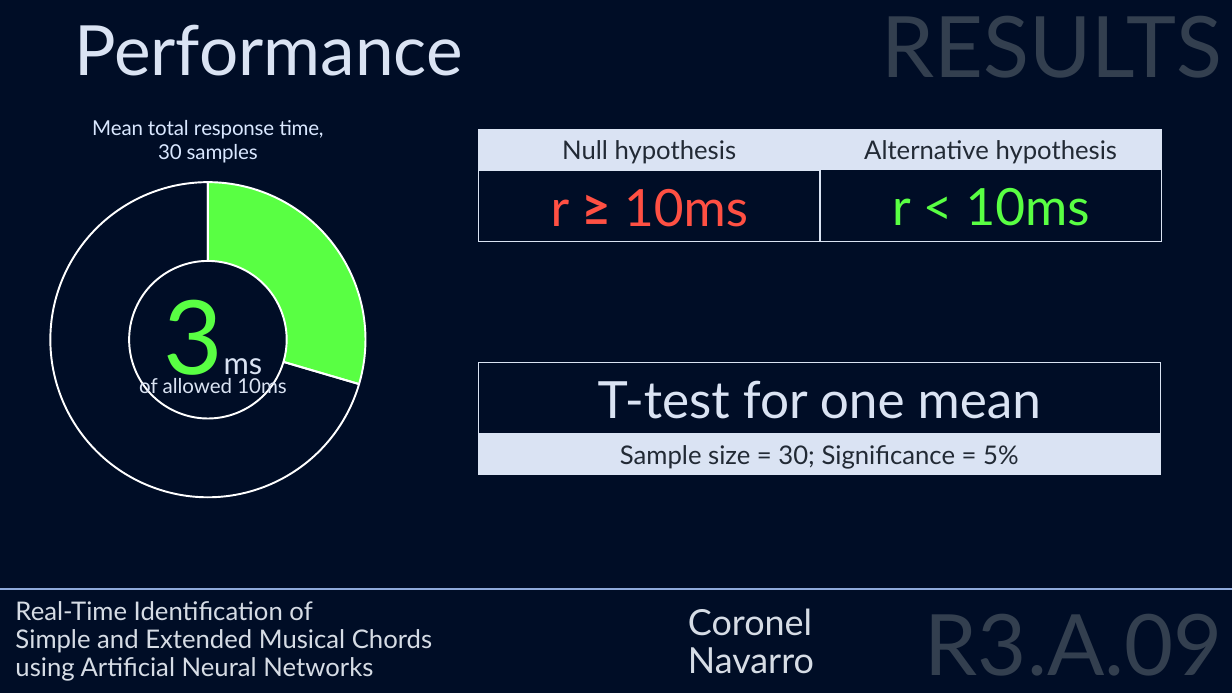
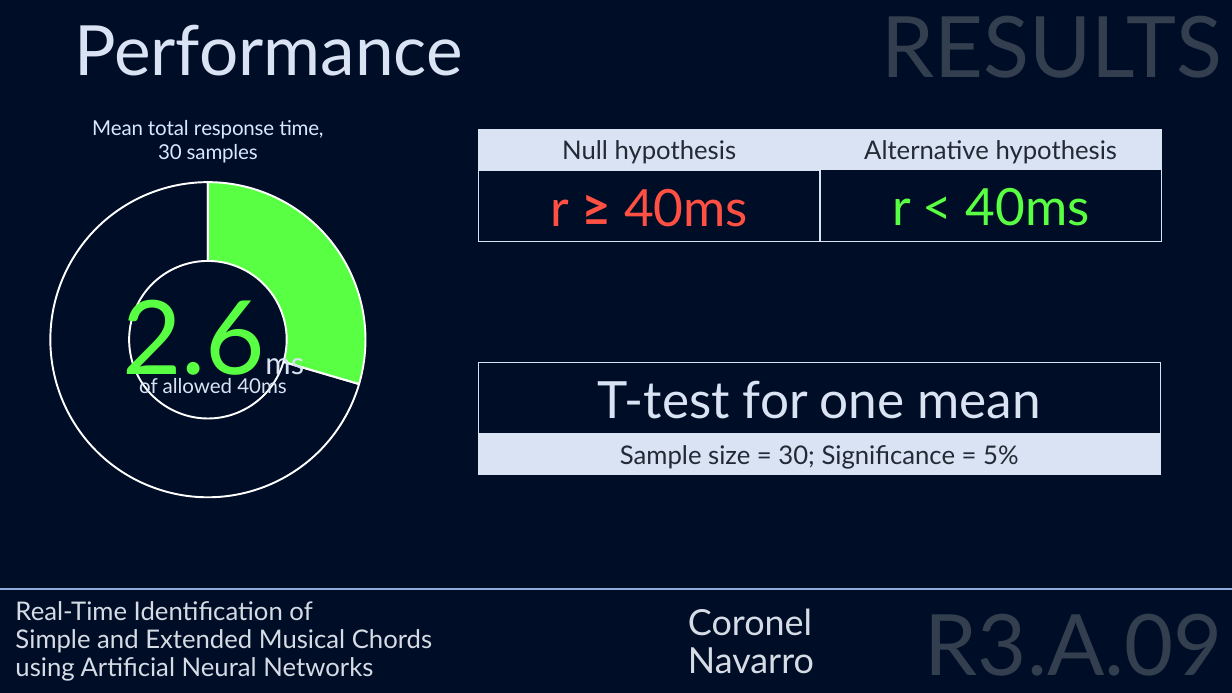
Before and after one commit to visaural/R2_B09_Chord_Identification, a slide deck: slide 38 of presentations/6/q1_oral_defense/r3_a09_q1_oral_defense.pptx (slide 37 before the commit). Drawn at 1232x693 pixels with LibreOffice and Linux fonts; fonts in the diff are those of the drawing. Boxes give left, top, right and bottom in pixels: in the first picture for what was removed or moved away, otherwise in the second. Text is boxed around its words. In the diff, an @@ line names an element or a change of style, - is before the commit and + after.

```diff
--- a/presentations/6/q1_oral_defense/r3_a09_q1_oral_defense.pptx
+++ b/presentations/6/q1_oral_defense/r3_a09_q1_oral_defense.pptx
@@ text in rectangle at [551,188,748,227]: text changed @@
-r ≥ 10ms
+r ≥ 40ms
@@ text in rectangle at [892,188,1090,226]: text changed @@
-r < 10ms
+r < 40ms
@@ text at [122,285,265,392]: text changed; size 24 to 80 pt; text colour #DAE3F3 to #59FF43 @@
-3ms
+2.6ms
@@ text at [139,375,286,398]: text changed @@
-of allowed 10ms
+of allowed 40ms
```
Also in this commit, not shown: 9 other slides changed, 1 slide added, 2 other files.
